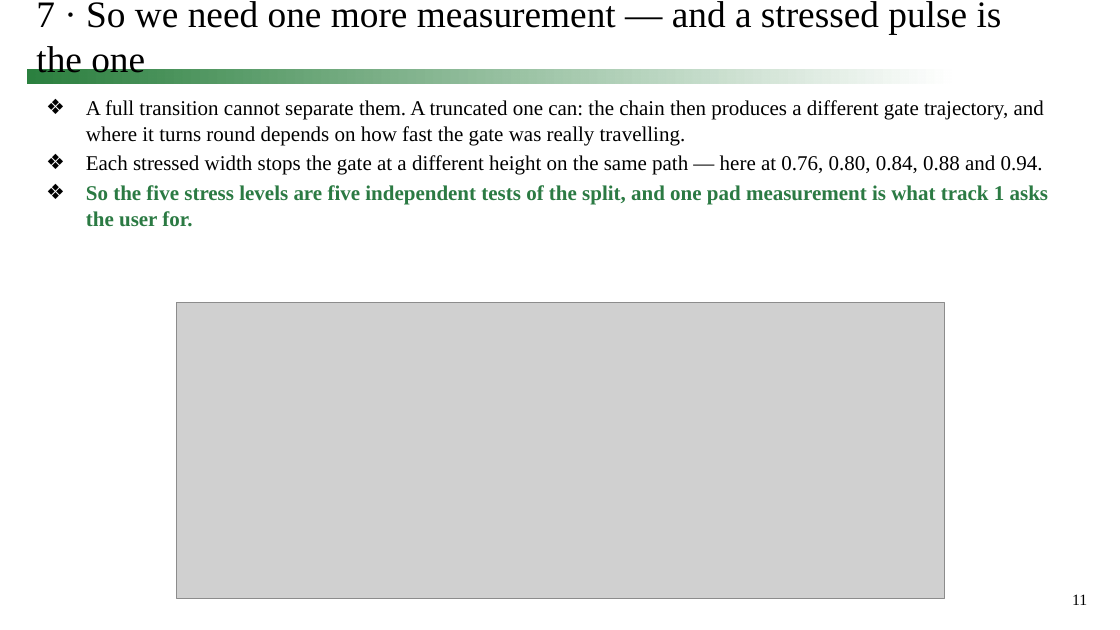
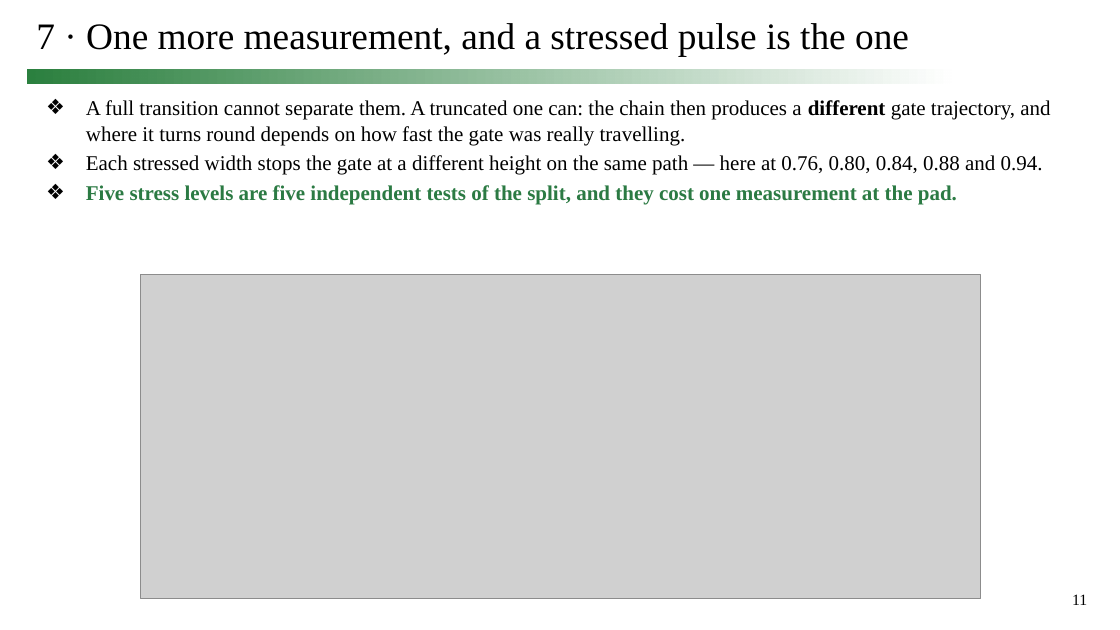
Before and after one commit to simon9721/ibis_comparison, a slide deck: slide 11 of results/meeting_deck_2026-09-24/0924_track1_story.pptx. Drawn at 1120x630 pixels with LibreOffice and Linux fonts; fonts in the diff are those of the drawing; grey boxes stand for pictures. Boxes give left, top, right and bottom in pixels: in the first picture for what was removed or moved away, otherwise in the second. Text is boxed around its words. In the diff, an @@ line names an element or a change of style, - is before the commit and + after.

```diff
--- a/results/meeting_deck_2026-09-24/0924_track1_story.pptx
+++ b/results/meeting_deck_2026-09-24/0924_track1_story.pptx
@@ title at box(36, 23, 909, 57): text changed @@
-7 · So we need one more measurement — and a stressed pulse is the one
+7 · One more measurement, and a stressed pulse is the one
@@ text at box(86, 100, 1050, 145): bold on in "different" @@
@@ text at box(86, 185, 957, 205): text changed @@
-❖ So the five stress levels are five independent tests of the split, and one pad measurement is what track 1 asks the user for.
+❖ Five stress levels are five independent tests of the split, and they cost one measurement at the pad.
@@ picture: place and size @@
-picture at box(176, 302, 944, 599)
+picture at box(141, 275, 981, 599)
```
Also in this commit, not shown: 22 other slides changed, 16 other files.
